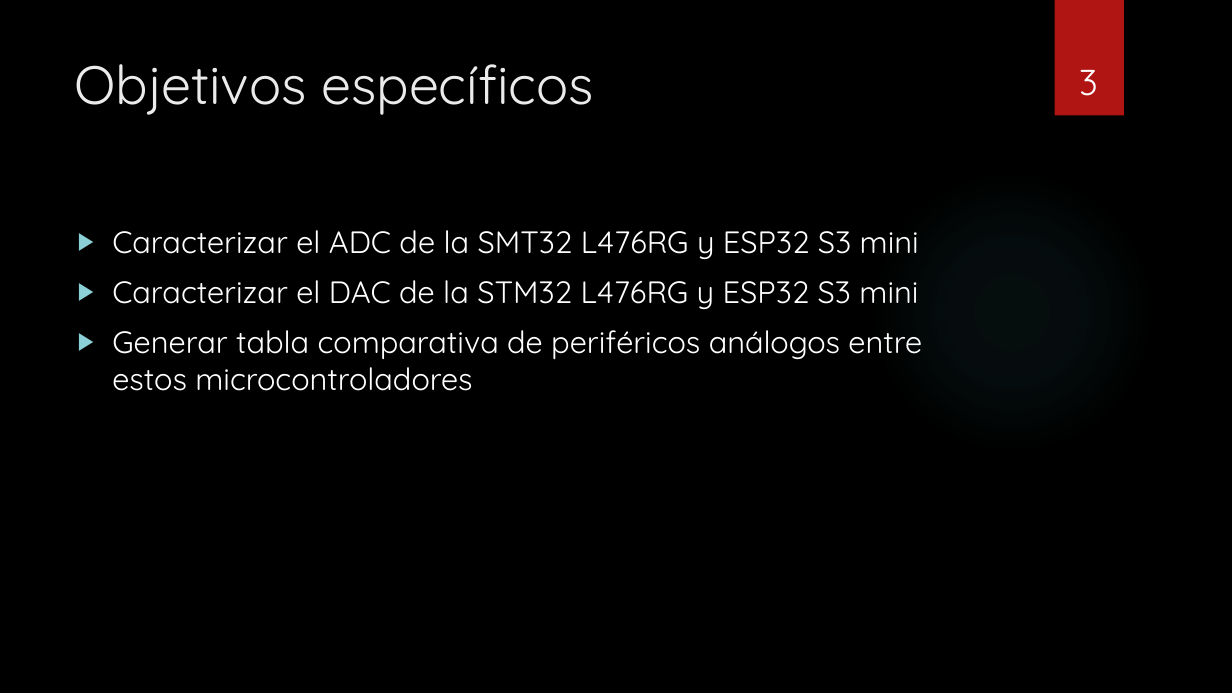
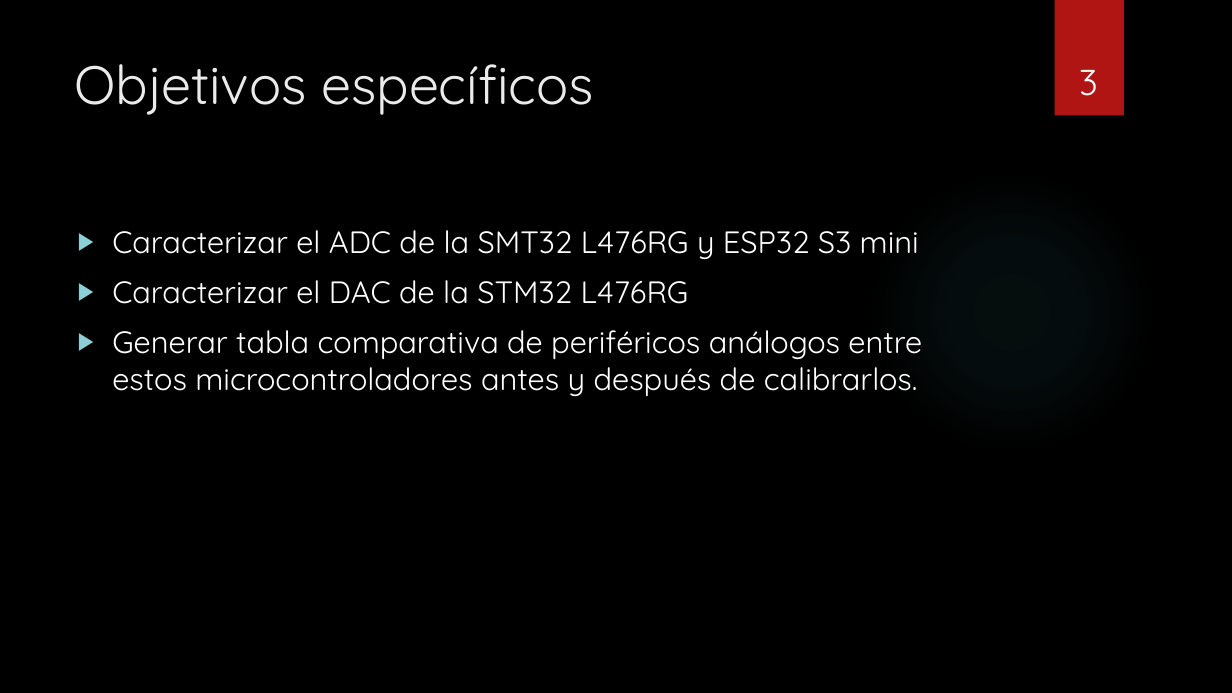
Before and after one commit to papijou2433/IPD_439_Workspaces, a slide deck: slide 3 of Proyecto/Presentaciones/SSanchez_Avance_4.pptx. Drawn at 1232x693 pixels with LibreOffice and Linux fonts; fonts in the diff are those of the drawing; background and template pictures are left out. Boxes give left, top, right and bottom in pixels: in the first picture for what was removed or moved away, otherwise in the second. Text is boxed around its words. In the diff, an @@ line names an element or a change of style, - is before the commit and + after.

```diff
--- a/Proyecto/Presentaciones/SSanchez_Avance_4.pptx
+++ b/Proyecto/Presentaciones/SSanchez_Avance_4.pptx
@@ text at (112,280,922,396): text changed @@
-▶ Caracterizar el DAC de la STM32 L476RG y ESP32 S3 mini
-▶ Generar tabla comparativa de periféricos análogos entre estos microcontroladores
+▶ Caracterizar el DAC de la STM32 L476RG
+▶ Generar tabla comparativa de periféricos análogos entre estos microcontroladores antes y después de calibrarlos.
```
Also in this commit, not shown: 1 other slide changed, 1 slide added, 16 other files.
